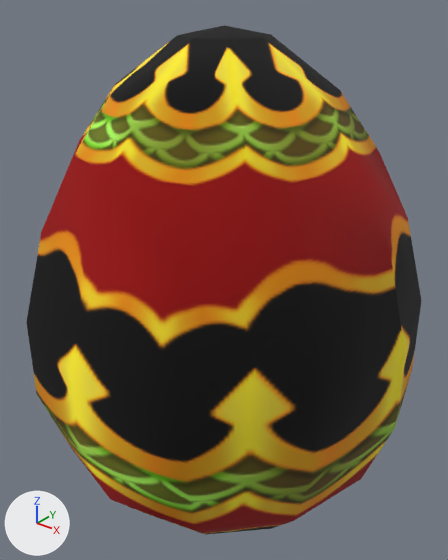
Two versions of the glTF model Project/area/stage/2 dino jungle/data/environment/object/model/egg/MajinEgg.gltf, one commit apart.
Camera for both pictures: a 50 mm lens placed at (1.071, -1.34, 0.86), pointed at (-0.008, 0.008, 0.024). The axes (+X, +Y, +Z) are drawn at lower left. The lights are the same throughout.

In view in the first picture: 'MajinEggMesh'.
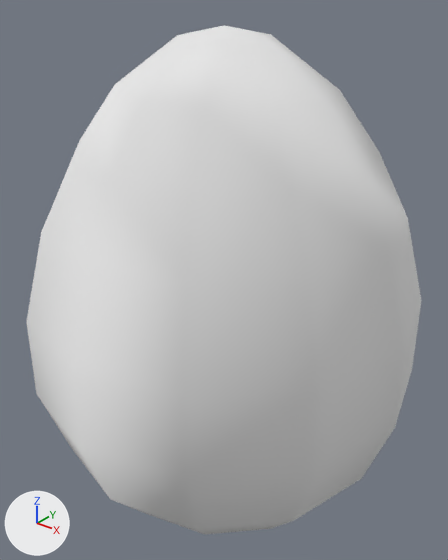
Pixel boxes (x1, y1, x2, y2) of what changed, in the pictures (448 x 560 px):
'MajinEggMesh', surface changed
    both: (27, 25, 421, 534)

What changed in the scene script:
```text
Change mat_egg_majin:
    where n2 = _N.new('ShaderNodeMix'); n2.name = 'Mix'
    add n2.inputs[7].default_value = (0.8, 0.8, 0.8, 1.0)  # 'B', white #e7e7e7
    remove n4 = _N.new('ShaderNodeTexImage'); n4.name = 'Image Texture'
    remove n4.image = img_egg_majin_detail
    remove n5 = _N.new('ShaderNodeUVMap'); n5.name = 'UV Map'
    remove n5.uv_map = 'UVMap.001'
    where n3 = _N.new('ShaderNodeVertexColor'); n3.name = 'Color Attribute'
    remove _L.new(n3.outputs[0], n2.inputs[7])  # 'Color' to 'B'
    remove _L.new(n4.outputs[0], n2.inputs[6])  # 'Color' to 'A'
    remove _L.new(n5.outputs[0], n4.inputs[0])  # 'UV' to 'Vector'
    add _L.new(n3.outputs[0], n2.inputs[6])  # 'Color' to 'A'
```
